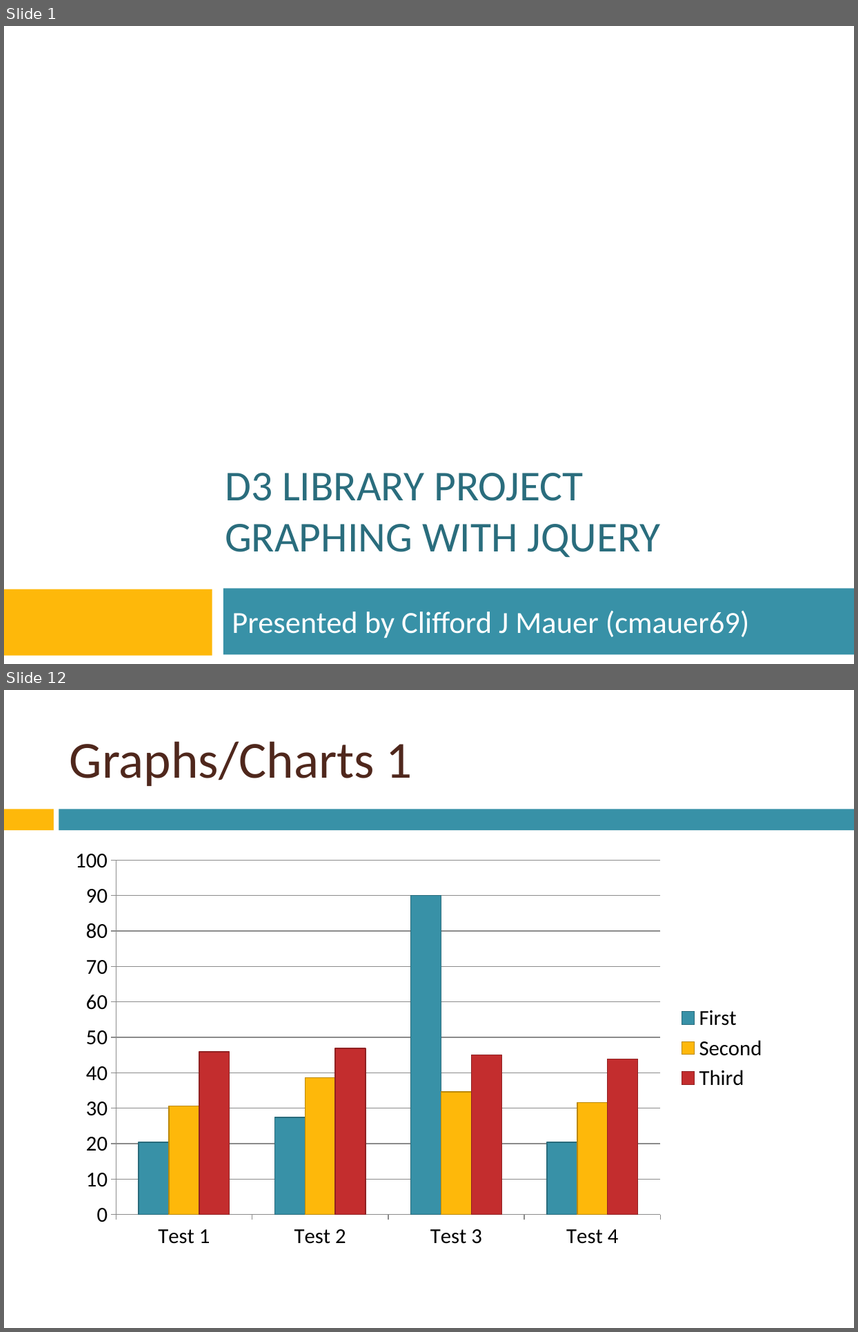
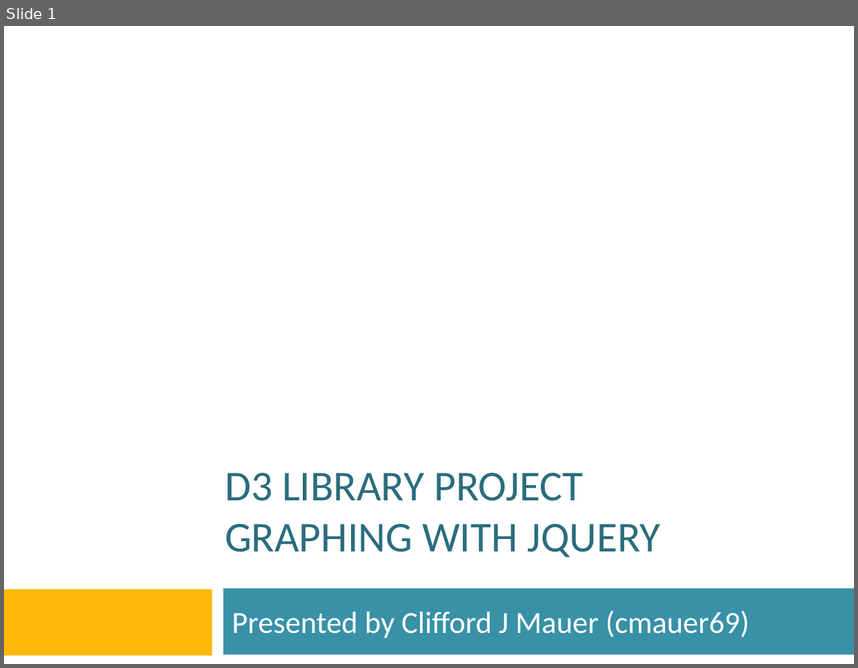
Before and after one commit to htc-ccis2591/js-library-project, a slide deck: D3-Library-project.pptx. Shown one above the other, each under a label of ours: slides 1 and 12 before the commit, slide 1 after it; the slides between them are not shown. The pictures are 858x1332 and 858x668 pixels, drawn with LibreOffice and Linux fonts; fonts in the diff are those of the drawing; background and template pictures are left out. Boxes give left, top, right and bottom in pixels: in the first picture for what was removed or moved away, otherwise in the second. Text is boxed around its words. In the diff, an @@ line names an element or a change of style, - is before the commit and + after.

```diff
--- a/D3-Library-project.pptx
+++ b/D3-Library-project.pptx
@@ slide 12 removed at (4, 690, 854, 1328), background picture (left out) @@
@@ title removed at (70, 741, 412, 786) @@
-Graphs/Charts 1
@@ rectangle removed at (4, 809, 53, 830) @@
@@ rectangle removed at (59, 809, 854, 830) @@
@@ column chart removed at (61, 839, 776, 1257) @@
-categories: Test 1, Test 2, Test 3, Test 4
-First: 20, 27, 90, 20
-Second: 31, 39, 35, 32
-Third: 46, 47, 45, 44
```
Also in this commit, not shown: 3 slides changed, 16 slides added, 15 other slides removed.
